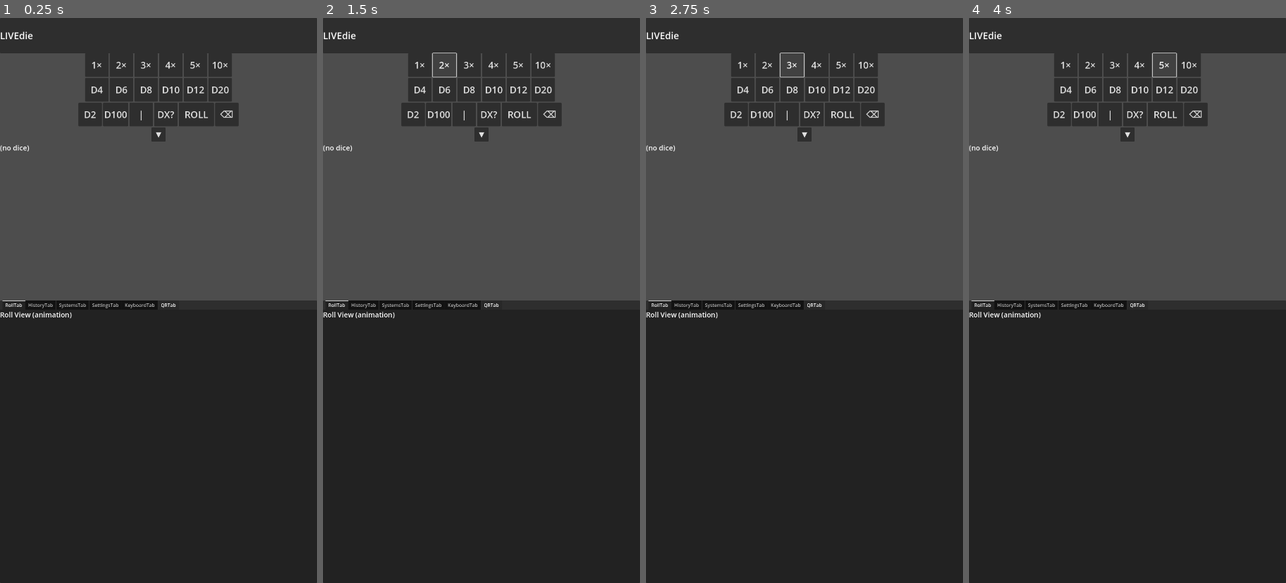
Above: before the commit, frames 1-4 (left to right).
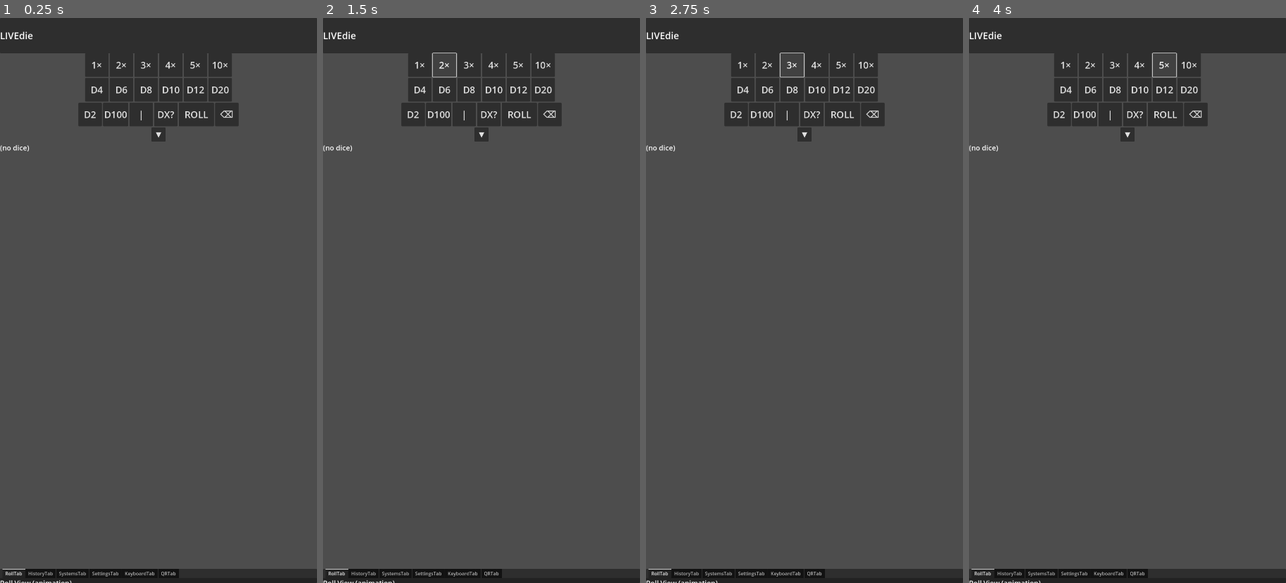
Above: after the commit, the same moments.

Repository: FromAriel/Experiments
Game: Godot game, scene res://scenes/MainUI.tscn
Two runs of this game, one before a commit and one after it. Both use one fixed random seed, a clock stepped at 60 frames per second and the inputs below.
Inputs:
- Up to frame 1 (0.25 s): no input
- Up to frame 2 (1.5 s): click "1×" at 0.5 s; click "2×" at 1.25 s
- Up to frame 3 (2.75 s): click "3×" at 2 s
- Up to frame 4 (4 s): click "4×" at 2.75 s; click "5×" at 3.5 s

The runs differ from the first frame. In frame 1, 48% of the frame differs, in the area x 0-100%, y 50-100%; in frame 2, 48%; in frame 3, 48%; in frame 4, 48%.

Commit message:
fix(ui): clamp drawer drag and dimming

Diff:
--- a/LIVEdie/GOGOT/project.godot
+++ b/LIVEdie/GOGOT/project.godot
@@ -22,6 +22,7 @@
 RNGManager="res://scripts/RNGManager.gd"
 RollExecutor="res://scripts/RollExecutor.gd"
 UIStyleManager="res://scripts/UIStyleManager.gd"
+DrawerController="res://scripts/DrawerController.gd"
 
 [display]
 
--- a/LIVEdie/GOGOT/scenes/MainUI.tscn
+++ b/LIVEdie/GOGOT/scenes/MainUI.tscn
@@ -8,6 +8,7 @@
 [ext_resource type="PackedScene" uid="uid://qrtab" path="res://scenes/QRTab.tscn" id="6"]
 [ext_resource type="Script" uid="uid://bqmovjblayg38" path="res://scripts/DicePad.gd" id="7"]
 [ext_resource type="Script" uid="uid://bo5xejq322083" path="res://scripts/UIScalable.gd" id="8"]
+[ext_resource type="Texture2D" path="res://ui/chevron_updown.svg" id="9"]
 
 [node name="MainUI" type="Control"]
 custom_minimum_size = Vector2(1080, 1920)
@@ -229,14 +230,34 @@
 script = ExtResource("8")
 SC_base_size_IN = Vector2(0, 40)
 
+
 [node name="LowerPane" type="PanelContainer" parent="."]
 layout_mode = 0
 anchor_top = 1.0
 anchor_right = 1.0
 anchor_bottom = 1.0
-offset_top = -960.0
+offset_top = -48.0
+
+[node name="DragHandle" type="Control" parent="LowerPane"]
+anchor_left = 0.0
+anchor_top = 0.0
+anchor_right = 1.0
+anchor_bottom = 0.0
+custom_minimum_size = Vector2(0, 48)
+mouse_filter = 1
+modulate = Color(0.8, 0.8, 0.8, 0.5)
+
+[node name="Icon" type="TextureRect" parent="LowerPane/DragHandle"]
+texture = ExtResource("9")
+expand = true
+stretch_mode = 6
 
 [node name="TabHost" type="TabContainer" parent="LowerPane"]
+anchor_left = 0.0
+anchor_top = 0.0
+anchor_right = 1.0
+anchor_bottom = 1.0
+offset_top = 48.0
 layout_mode = 2
 current_tab = 0
 
--- a/LIVEdie/GOGOT/scripts/DrawerController.gd
+++ b/LIVEdie/GOGOT/scripts/DrawerController.gd
@@ -2,28 +2,125 @@
 ###############################################################
 # LIVEdie/GOGOT/scripts/DrawerController.gd
 # Key Classes      • DrawerController – controls LowerPane slide
-# Key Functions    • (none)
+# Key Functions    • open_preview, open_full, close_drawer
 # Critical Consts  • (none)
-# Editor Exports   • DC_drawer_speed_IN: float
-#                  • DC_open_height_IN: int
+# Editor Exports   • DC_drag_speed_IN: float
+#                  • DC_full_height_IN: int
+#                  • DC_preview_height_IN: int
 #                  • DC_closed_height_IN: int
 # Dependencies     • (none)
-# Last Major Rev   • 24-07-09 – initial placeholder
+# Last Major Rev   • 24-07-13 – implement drag logic
 ###############################################################
 extends Node
 
-@export var DC_drawer_speed_IN: float = 300.0
-@export var DC_open_height_IN: int = 960
-@export var DC_closed_height_IN: int = 0
+@export var DC_drag_speed_IN: float = 300.0
+@export var DC_full_height_IN: int = 960
+@export var DC_preview_height_IN: int = 600
+@export var DC_closed_height_IN: int = 48
+
+@onready var DC_main_ui_SH: Control = get_node("/root/MainUI")
+@onready var DC_lower_pane_SH: Control = DC_main_ui_SH.get_node("LowerPane")
+@onready var DC_handle_SH: Control = DC_lower_pane_SH.get_node("DragHandle")
+var DC_dimmer_SH: ColorRect
+var DC_state_SH: String = "closed"
+var DC_dragging_IN: bool = false
+var DC_start_y_IN: float = 0.0
+var DC_start_h_IN: float = 0.0
+
+
+func _log(msg: String) -> void:
+    if OS.is_debug_build():
+        print_debug(msg)
 
 
 func _ready() -> void:
-    pass
+    DC_dimmer_SH = ColorRect.new()
+    DC_dimmer_SH.color = Color.BLACK
+    DC_dimmer_SH.modulate.a = 0.0
+    DC_dimmer_SH.anchor_right = 1.0
+    DC_dimmer_SH.anchor_bottom = 1.0
+    DC_dimmer_SH.visible = false
+    DC_main_ui_SH.add_child(DC_dimmer_SH)
+    DC_lower_pane_SH.z_index = 2
+    DC_dimmer_SH.z_index = 1
+    DC_handle_SH.z_index = 1
+    DC_handle_SH.gui_input.connect(_on_handle_gui_input)
+    DC_lower_pane_SH.gui_input.connect(_on_handle_gui_input)
+    DC_lower_pane_SH.offset_top = -DC_closed_height_IN
+    DC_state_SH = "closed"
+    DC_handle_SH.mouse_default_cursor_shape = Control.CURSOR_DRAG
 
 
-func open_drawer() -> void:
-    pass
+func _on_handle_gui_input(ev: InputEvent) -> void:
+    if ev is InputEventMouseButton and ev.button_index == MOUSE_BUTTON_LEFT:
+        if ev.pressed:
+            DC_dragging_IN = true
+            DC_start_y_IN = ev.position.y
+            DC_start_h_IN = -DC_lower_pane_SH.offset_top
+        else:
+            if DC_dragging_IN:
+                _finish_drag()
+            DC_dragging_IN = false
+    elif ev is InputEventMouseMotion and DC_dragging_IN:
+        var new_h = DC_start_h_IN + (DC_start_y_IN - ev.position.y)
+        _update_drag(new_h)
+
+
+func _update_drag(height: float) -> void:
+    height = clamp(height, DC_closed_height_IN, DC_full_height_IN)
+    DC_lower_pane_SH.offset_top = -height
+    _update_dimmer(height)
+    if OS.is_debug_build():
+        _log("drag height %s" % height)
+
+
+func _update_dimmer(height: float) -> void:
+    if height < DC_preview_height_IN:
+        DC_dimmer_SH.visible = false
+        DC_dimmer_SH.modulate.a = 0.0
+        return
+
+    var alpha := (height - DC_preview_height_IN) / (DC_full_height_IN - DC_preview_height_IN) * 0.5
+    DC_dimmer_SH.modulate.a = alpha
+    DC_dimmer_SH.visible = alpha > 0.0
+
+
+func _finish_drag() -> void:
+    var h: float = -DC_lower_pane_SH.offset_top
+    var snap_closed: float = DC_closed_height_IN * 1.5
+    var snap_preview: float = (DC_preview_height_IN + DC_full_height_IN) * 0.5
+
+    if h < snap_closed:
+        close_drawer()
+    elif h < snap_preview:
+        open_preview()
+    else:
+        open_full()
+
+
+func _snap(height: int, show_dimmer: bool) -> void:
+    var alpha: float = 0.5 if show_dimmer else 0.0
+    DC_dimmer_SH.visible = true
+    var t: Tween = create_tween()
+    t.tween_property(DC_lower_pane_SH, "offset_top", -height, DC_drag_speed_IN / 1000.0)
+    t.tween_property(DC_dimmer_SH, "modulate:a", alpha, DC_drag_speed_IN / 1000.0)
+    t.finished.connect(func(): DC_dimmer_SH.visible = alpha > 0.0)
+    if OS.is_debug_build():
+        _log("snap to %s" % height)
+    if OS.has_feature("mobile"):
+        Input.vibrate_handheld(30)
+
+
+func open_preview() -> void:
+    DC_state_SH = "preview"
+    _snap(DC_preview_height_IN, false)
+
+
+func open_full() -> void:
+    DC_state_SH = "full"
+    _snap(DC_full_height_IN, true)
 
 
 func close_drawer() -> void:
-    pass
+    DC_state_SH = "closed"
+    _snap(DC_closed_height_IN, false)
--- /dev/null
+++ b/LIVEdie/GOGOT/tests/test_drawer_controller.gd
@@ -0,0 +1,32 @@
+extends SceneTree
+
+
+func _init() -> void:
+    var ctrl = preload("res://scripts/DrawerController.gd").new()
+    ctrl.name = "DrawerController"
+    var scene = load("res://scenes/MainUI.tscn").instantiate()
+    root.add_child(ctrl)
+    root.add_child(scene)
+    await process_frame
+
+    var lower = scene.get_node("LowerPane")
+    var dimmer = ctrl.DC_dimmer_SH
+    assert(lower.offset_top == -ctrl.DC_closed_height_IN)
+
+    ctrl.open_preview()
+    await create_timer(0.35).timeout
+    assert(lower.offset_top == -ctrl.DC_preview_height_IN)
+    assert(is_equal_approx(dimmer.modulate.a, 0.0))
+
+    ctrl.open_full()
+    await create_timer(0.35).timeout
+    assert(lower.offset_top == -ctrl.DC_full_height_IN)
+    assert(is_equal_approx(dimmer.modulate.a, 0.5))
+
+    ctrl.close_drawer()
+    await create_timer(0.35).timeout
+    assert(lower.offset_top == -ctrl.DC_closed_height_IN)
+    assert(is_equal_approx(dimmer.modulate.a, 0.0))
+
+    print("DrawerController basic test passed")
+    quit()
--- /dev/null
+++ b/LIVEdie/GOGOT/ui/chevron_updown.svg
@@ -0,0 +1,4 @@
+<svg xmlns="http://www.w3.org/2000/svg" viewBox="0 0 24 24">
+  <polyline points="6,9 12,15 18,9" fill="none" stroke="black" stroke-width="2"/>
+  <polyline points="6,15 12,9 18,15" fill="none" stroke="black" stroke-width="2"/>
+</svg>
Not shown, added: LIVEdie/GOGOT/ui/chevron_updown.svg.import
Not shown, changed: LIVEdie/TODO.md
